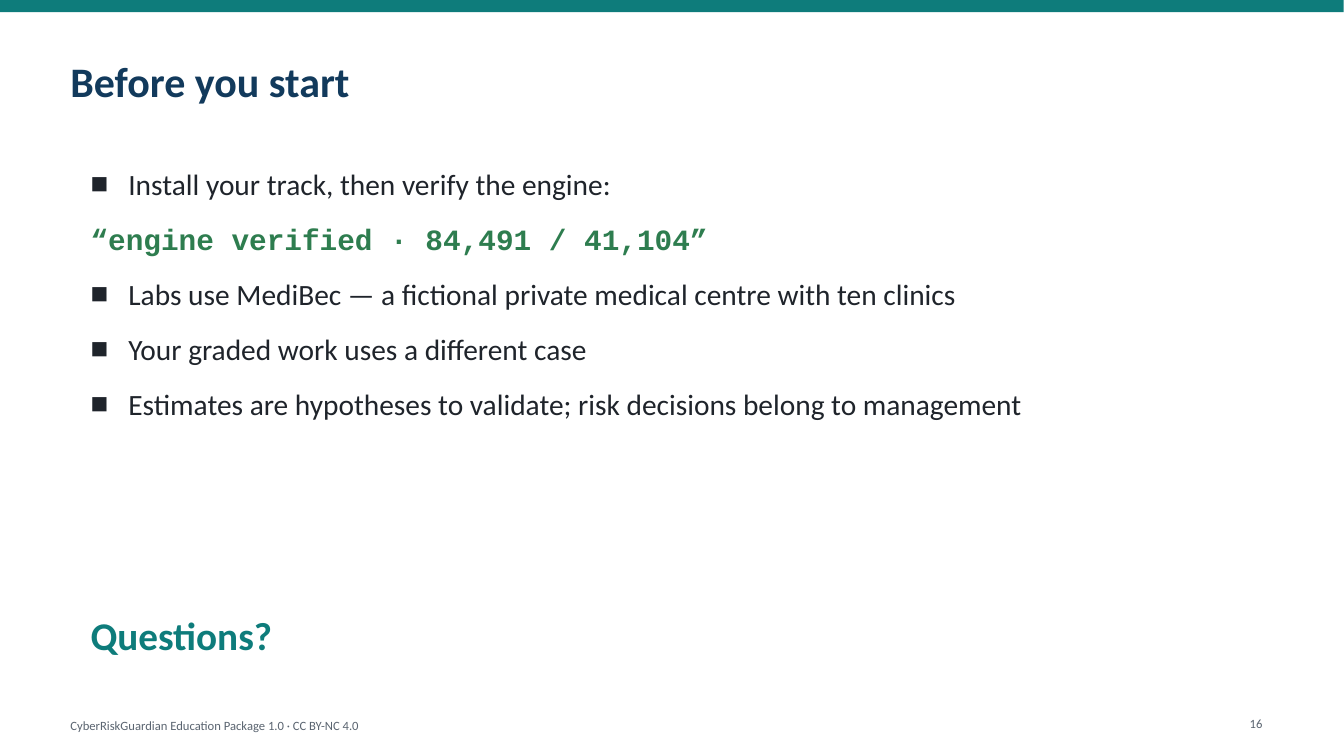
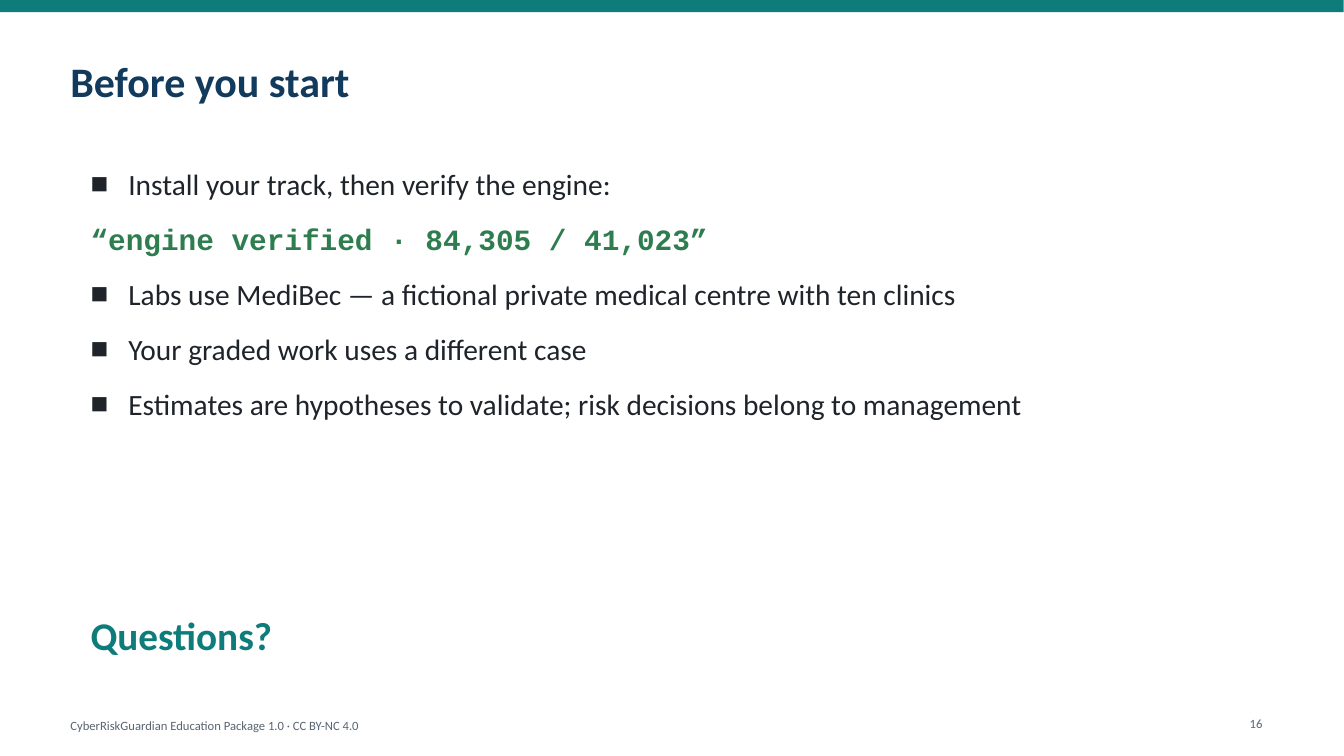
Before and after one commit to ITriskMgr/CyberRiskGuardian, a slide deck: slide 16 of education/slides/CRG_Intro_Deck_EN.pptx. Drawn at 1344x756 pixels with LibreOffice and Linux fonts; fonts in the diff are those of the drawing. Boxes give left, top, right and bottom in pixels: in the first picture for what was removed or moved away, otherwise in the second. Text is boxed around its words. In the diff, an @@ line names an element or a change of style, - is before the commit and + after.

```diff
--- a/education/slides/CRG_Intro_Deck_EN.pptx
+++ b/education/slides/CRG_Intro_Deck_EN.pptx
@@ text at [91,229,707,257]: text changed @@
-  “engine verified · 84,491 / 41,104”
+  “engine verified · 84,305 / 41,023”
```
Also in this commit, not shown: 2 other slides changed, 30 other files.
